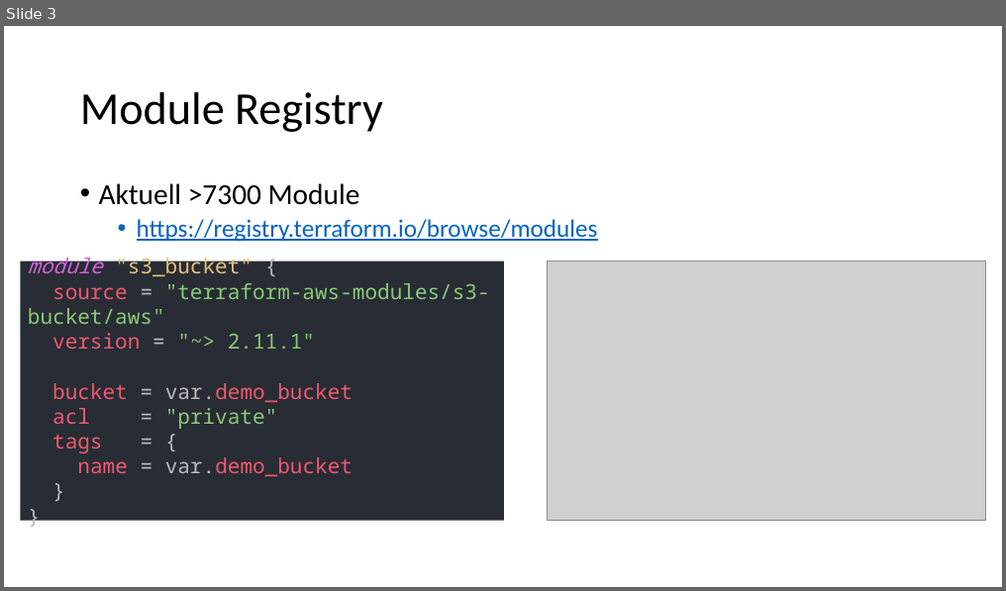
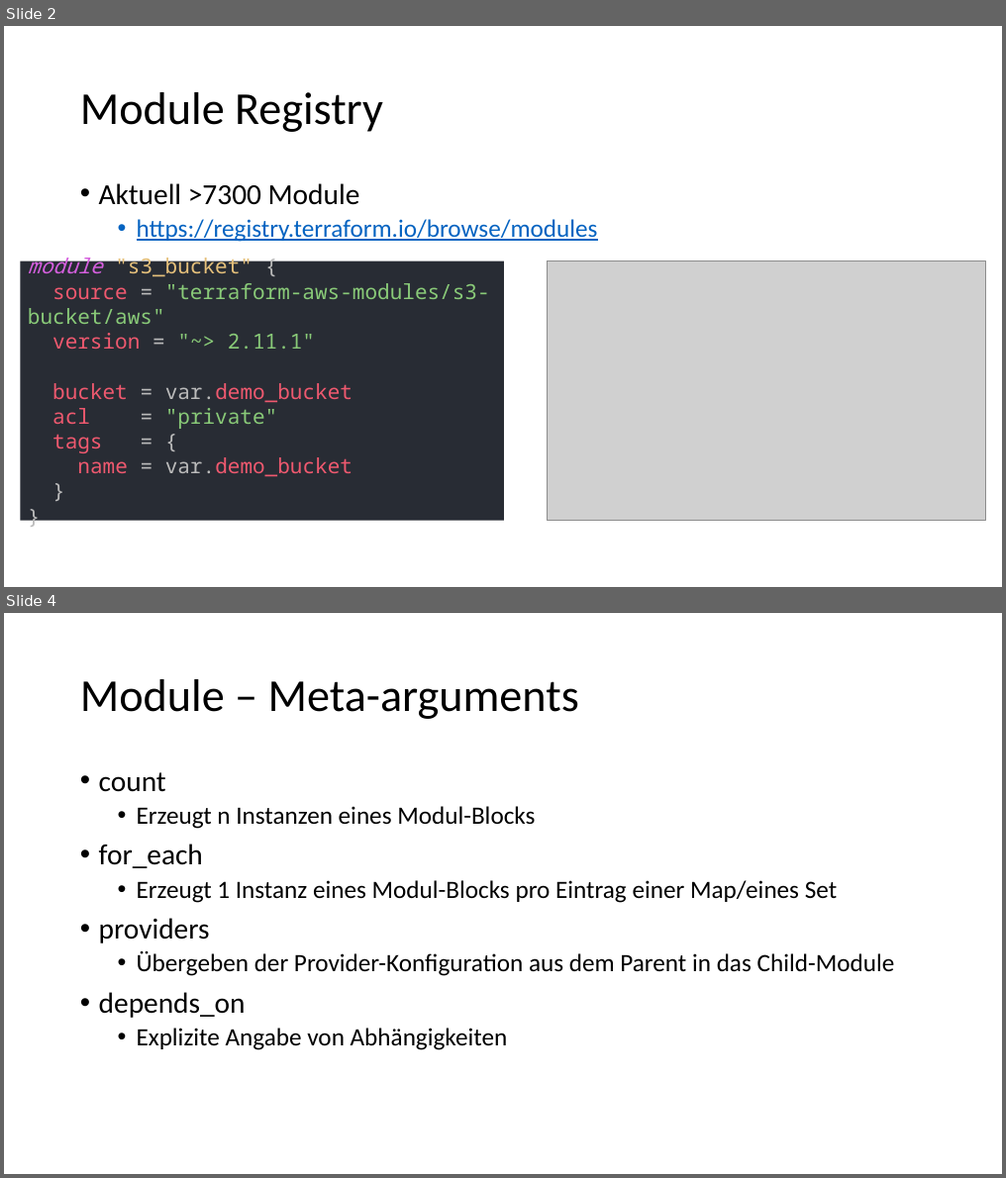
Before and after one commit to djakielski/terraform-schulung, a slide deck: Modul_08_Modules/Modules.pptx. Shown one above the other, each under a label of ours: slide 3 before the commit, slides 2 and 4 after it; the slides between them are not shown. The pictures are 1006x591 and 1006x1178 pixels, drawn with LibreOffice and Linux fonts; fonts in the diff are those of the drawing; grey boxes stand for pictures. Boxes give left, top, right and bottom in pixels: in the first picture for what was removed or moved away, otherwise in the second. Text is boxed around its words. In the diff, an @@ line names an element or a change of style, - is before the commit and + after.

Commit message:
Add Presentation for modul08 Modules

```diff
--- a/Modul_08_Modules/Modules.pptx
+++ b/Modul_08_Modules/Modules.pptx
@@ slide 4 added at [4, 613, 1002, 1174], background #FFFFFF @@
@@ title added at [80, 679, 579, 719], 44 pt, text #000000 @@
+Module – Meta-arguments
@@ text added at [99, 772, 895, 1051], 24 pt, text #000000 @@
+• count
+  • Erzeugt n Instanzen eines Modul-Blocks
+• for_each
+  • Erzeugt 1 Instanz eines Modul-Blocks pro Eintrag einer Map/eines Set
+• providers
+  • Übergeben der Provider-Konfiguration aus dem Parent in das Child-Module
+• depends_on
+  • Explizite Angabe von Abhängigkeiten
@@ what was slide 3 is now slide 2 @@
```
Also in this commit, not shown: 1 slide changed, 2 other slides added.
